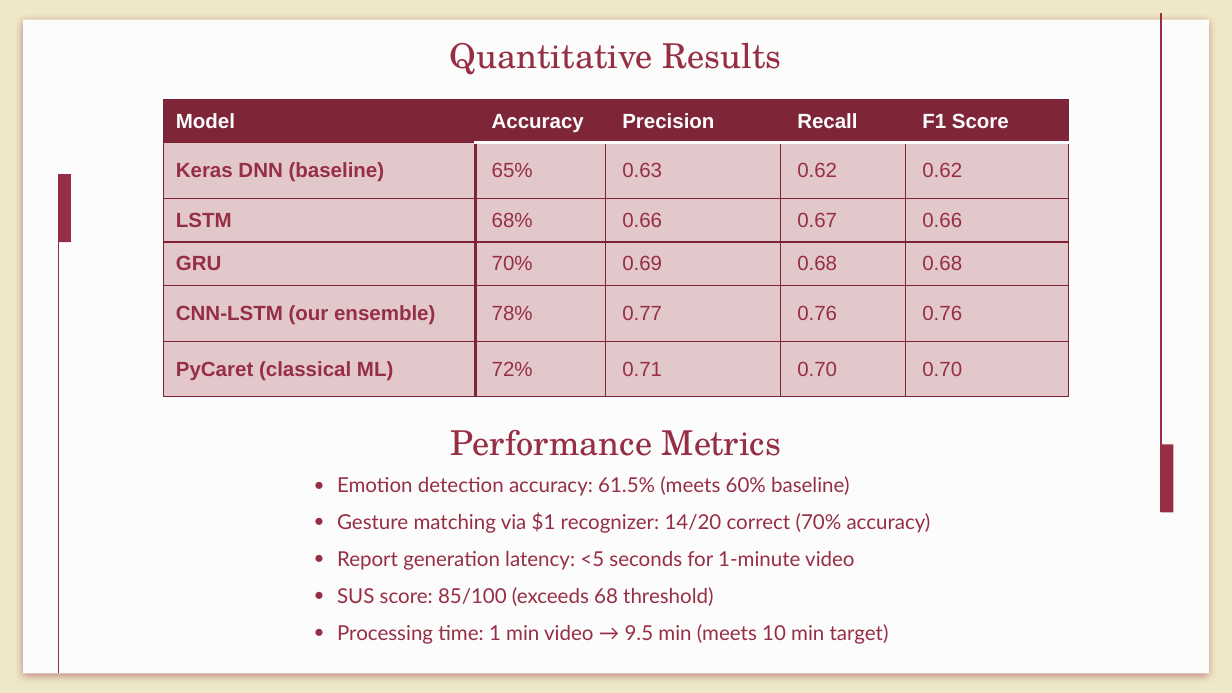
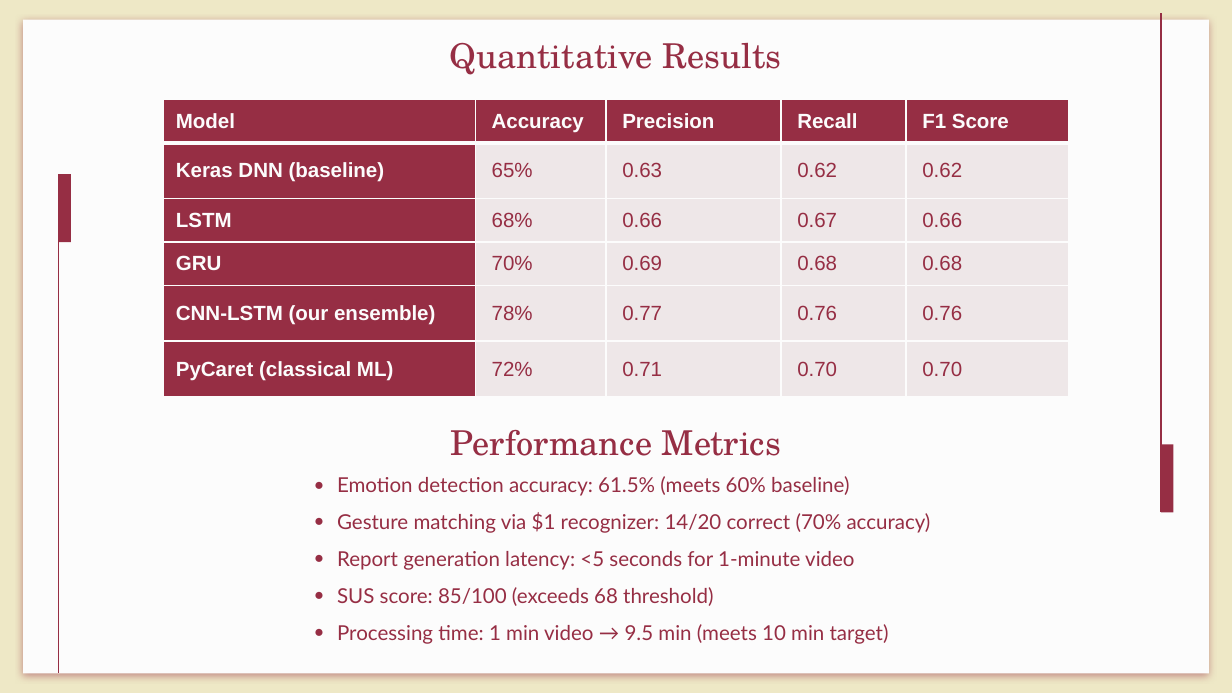
Before and after one commit to MiraPhilip12/Graduation_Project_ESLSCA, a slide deck: slide 19 of Final Milestone/Graduation_Project_Final_Presentation.pptx. Drawn at 1232x693 pixels with LibreOffice and Linux fonts; fonts in the diff are those of the drawing. Boxes give left, top, right and bottom in pixels: in the first picture for what was removed or moved away, otherwise in the second. Text is boxed around its words. In the diff, an @@ line names an element or a change of style, - is before the commit and + after.

```diff
--- a/Final Milestone/Graduation_Project_Final_Presentation.pptx
+++ b/Final Milestone/Graduation_Project_Final_Presentation.pptx
@@ table at [164, 100, 1069, 402] @@
@@ fill #7E2638 to #962E44 in row 1 @@
@@ fill none to #962E44 in 5 cells @@
@@ fill none to #EFE8E9 in 20 cells @@
@@ text colour #962E44 to #FCFCFC in "Keras DNN (baseline)", "LSTM", "GRU", "CNN-LSTM (our ensemble)" and 1 more places @@
@@ borders changed @@
```
Also in this commit, not shown: 4 other slides changed, 1 other file.
